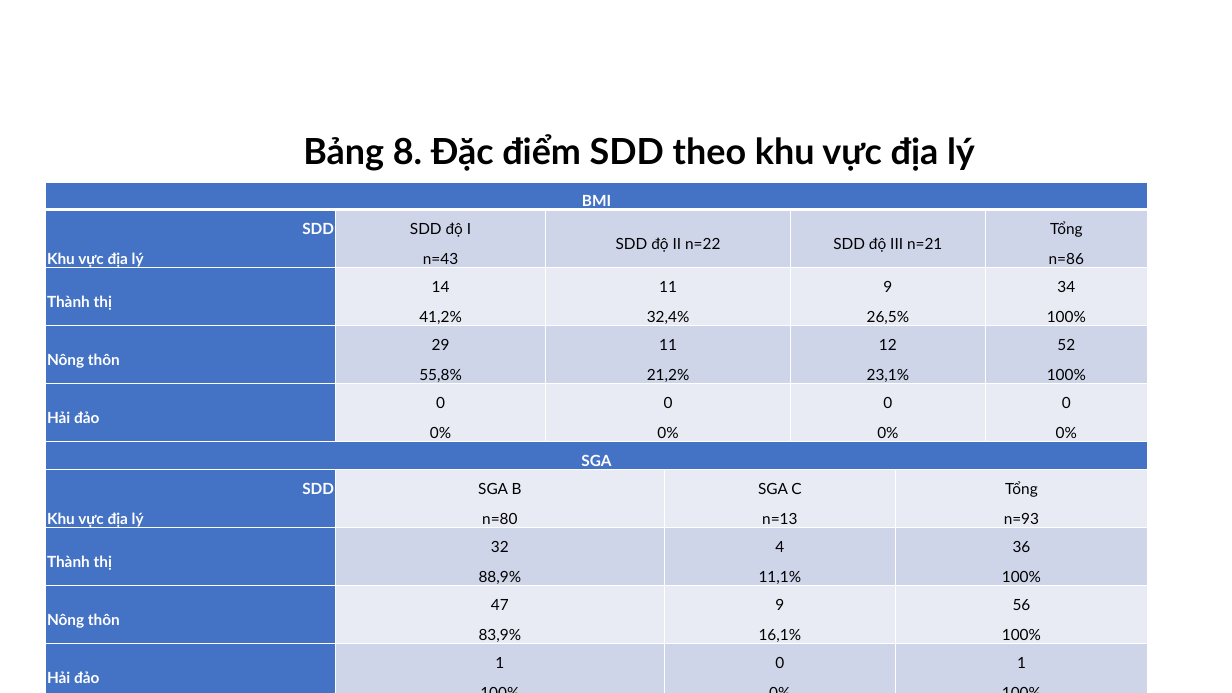
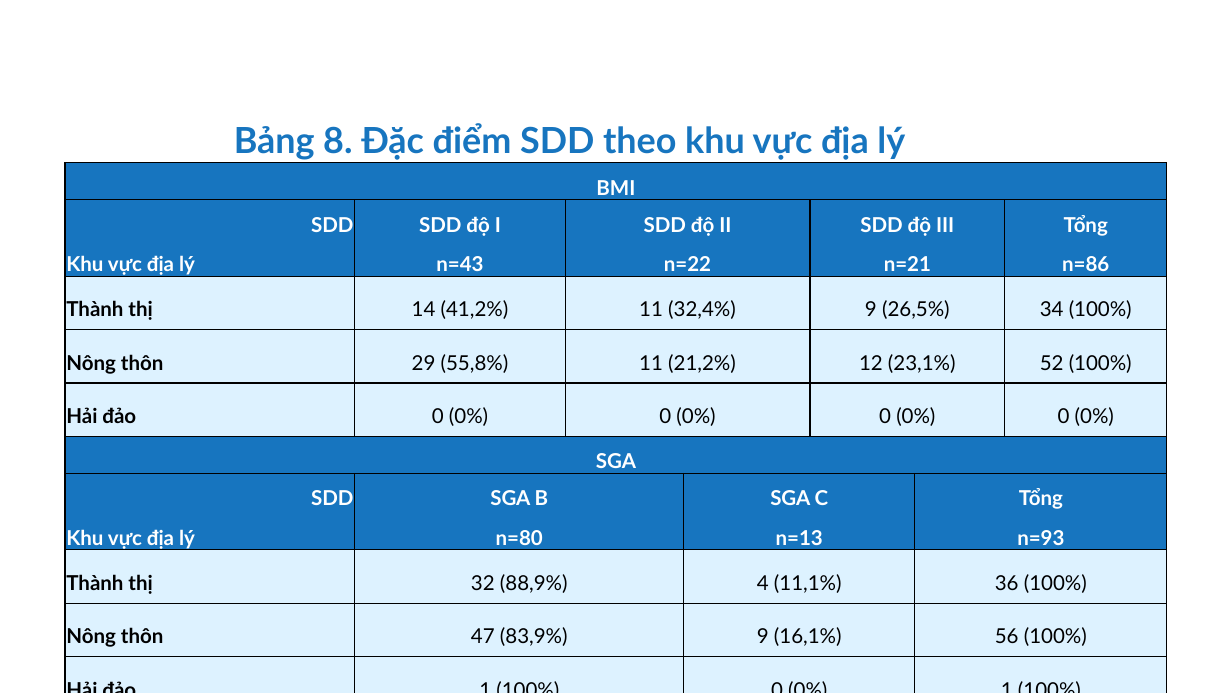
Before and after one commit to MedPocket/HPMUGraduation-thesis, a slide deck: slide 29 of Thuc-trang-va-mot-so-yeu-to-lien-quan-dinh-duong-BN-lao-phoi_Nhat-Nguyen.pptx (slide 24 before the commit). Drawn at 1232x693 pixels with LibreOffice and Linux fonts; fonts in the diff are those of the drawing; background and template pictures are left out. Boxes give left, top, right and bottom in pixels: in the first picture for what was removed or moved away, otherwise in the second. Text is boxed around its words. In the diff, an @@ line names an element or a change of style, - is before the commit and + after.

```diff
--- a/Thuc-trang-va-mot-so-yeu-to-lien-quan-dinh-duong-BN-lao-phoi_Nhat-Nguyen.pptx
+++ b/Thuc-trang-va-mot-so-yeu-to-lien-quan-dinh-duong-BN-lao-phoi_Nhat-Nguyen.pptx
@@ text "Bảng 8. Đặc điểm SDD ...": place and size @@
-text "Bảng 8. Đặc điểm SDD ..." at [303, 134, 975, 171]
+text "Bảng 8. Đặc điểm SDD ..." at [234, 123, 905, 160]
@@ text "Bảng 8. Đặc điểm SDD ..." at [234, 123, 905, 160]: text colour #000000 to #1775BF; alignment centre to left; indent changed; less space between paragraphs @@
@@ table at [65, 163, 1167, 690] @@
-row 2, column 3: SDD độ II n=22
+row 2, column 3: SDD độ II / n=22
-row 2, column 5: SDD độ III n=21
+row 2, column 5: SDD độ III / n=21
-row 3: Thành thị | 14 / 41,2% | 11 / 32,4% |  | 9 / 26,5% |  | 34 / 100%
+row 3: Thành thị | 14 (41,2%) | 11 (32,4%) |  | 9 (26,5%) |  | 34 (100%)
-row 4: Nông thôn | 29 / 55,8% | 11 / 21,2% |  | 12 / 23,1% |  | 52 / 100%
+row 4: Nông thôn | 29 (55,8%) | 11 (21,2%) |  | 12 (23,1%) |  | 52 (100%)
-row 5: Hải đảo | 0 / 0% | 0 / 0% |  | 0 / 0% |  | 0 / 0%
+row 5: Hải đảo | 0 (0%) | 0 (0%) |  | 0 (0%) |  | 0 (0%)
-row 8: Thành thị | 32 / 88,9% |  | 4 / 11,1% |  | 36 / 100% | 
+row 8: Thành thị | 32 (88,9%) |  | 4 (11,1%) |  | 36 (100%) | 
-row 9: Nông thôn | 47 / 83,9% |  | 9 / 16,1% |  | 56 / 100% | 
+row 9: Nông thôn | 47 (83,9%) |  | 9 (16,1%) |  | 56 (100%) | 
-row 10: Hải đảo | 1 / 100% |  | 0 / 0% |  | 1 / 100% | 
+row 10: Hải đảo | 1 (100%) |  | 0 (0%) |  | 1 (100%) | 
@@ fill #4472C4 to #1775BF in 4 cells @@
@@ fill #CFD5EA to #1775BF in 4 cells @@
@@ fill #4472C4 to #DDF2FF in 6 cells @@
@@ fill #E9EBF5 to #DDF2FF in 11 cells @@
@@ fill #CFD5EA to #DDF2FF in 10 cells @@
@@ fill #E9EBF5 to #1775BF in 3 cells @@
@@ size 12 to 16 pt in "BMI", "SDD", "Khu vực địa lý", "SDD độ I" and 18 more places @@
@@ text colour #000000 to #FFFFFF, bold on in "SDD độ I", "n=43", "Tổng", "n=86" and 6 more places @@
@@ text colour #FFFFFF to #000000 in "Thành thị", "Nông thôn", "Hải đảo", "Thành thị" and 2 more places @@
@@ borders changed @@
@@ table: place and size @@
-table at [45, 182, 1148, 687]
+table at [65, 163, 1167, 690]
```
Also in this commit, not shown: 44 other slides changed, 8 slides added, 3 slides removed, 1 other file.
